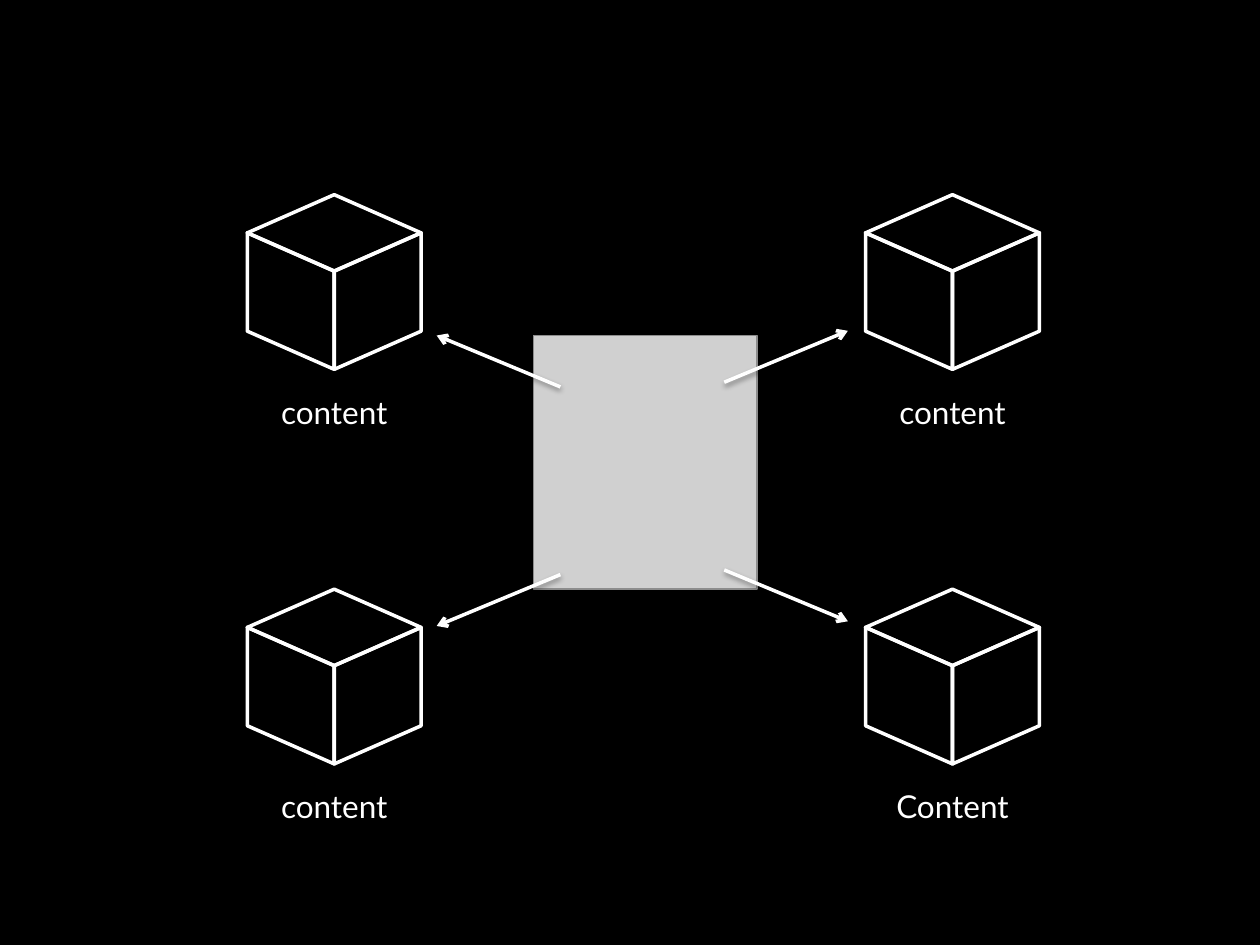
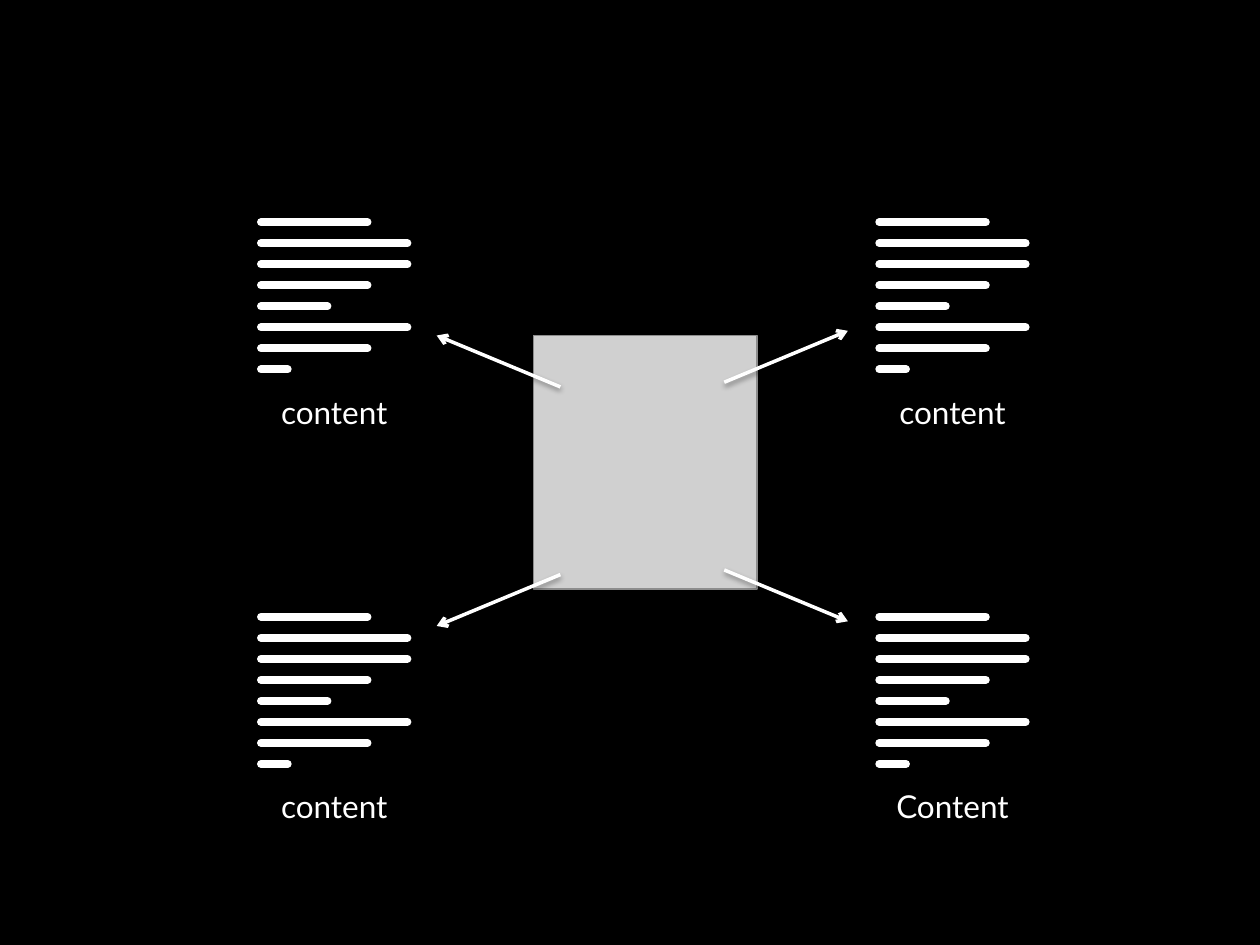
Before and after one commit to socketwench/introToContentTypes, a slide deck: slide 7 of src/introToContentTypes.pptx. Drawn at 1260x945 pixels with LibreOffice and Linux fonts; fonts in the diff are those of the drawing; grey boxes stand for pictures. Boxes give left, top, right and bottom in pixels: in the first picture for what was removed or moved away, otherwise in the second. Text is boxed around its words. In the diff, an @@ line names an element or a change of style, - is before the commit and + after.

```diff
--- a/src/introToContentTypes.pptx
+++ b/src/introToContentTypes.pptx
@@ diamond removed at (247, 194, 421, 271) @@
@@ diamond removed at (866, 194, 1040, 271) @@
@@ parallelogram removed at (248, 232, 335, 369) @@
@@ parallelogram removed at (335, 232, 421, 369) @@
@@ parallelogram removed at (865, 232, 952, 369) @@
@@ parallelogram removed at (952, 232, 1039, 369) @@
@@ group added at (261, 222, 407, 369): 8 lines @@
@@ group added at (879, 222, 1026, 369): 8 lines @@
@@ diamond removed at (247, 590, 421, 667) @@
@@ diamond removed at (866, 590, 1040, 667) @@
@@ parallelogram removed at (248, 628, 335, 764) @@
@@ parallelogram removed at (335, 628, 421, 764) @@
@@ parallelogram removed at (865, 628, 952, 764) @@
@@ parallelogram removed at (952, 628, 1039, 764) @@
@@ group added at (261, 616, 407, 764): 8 lines @@
@@ group added at (879, 616, 1026, 764): 8 lines @@
```
Also in this commit, not shown: 1 other slide changed, 10 slides added, 13 other files.
